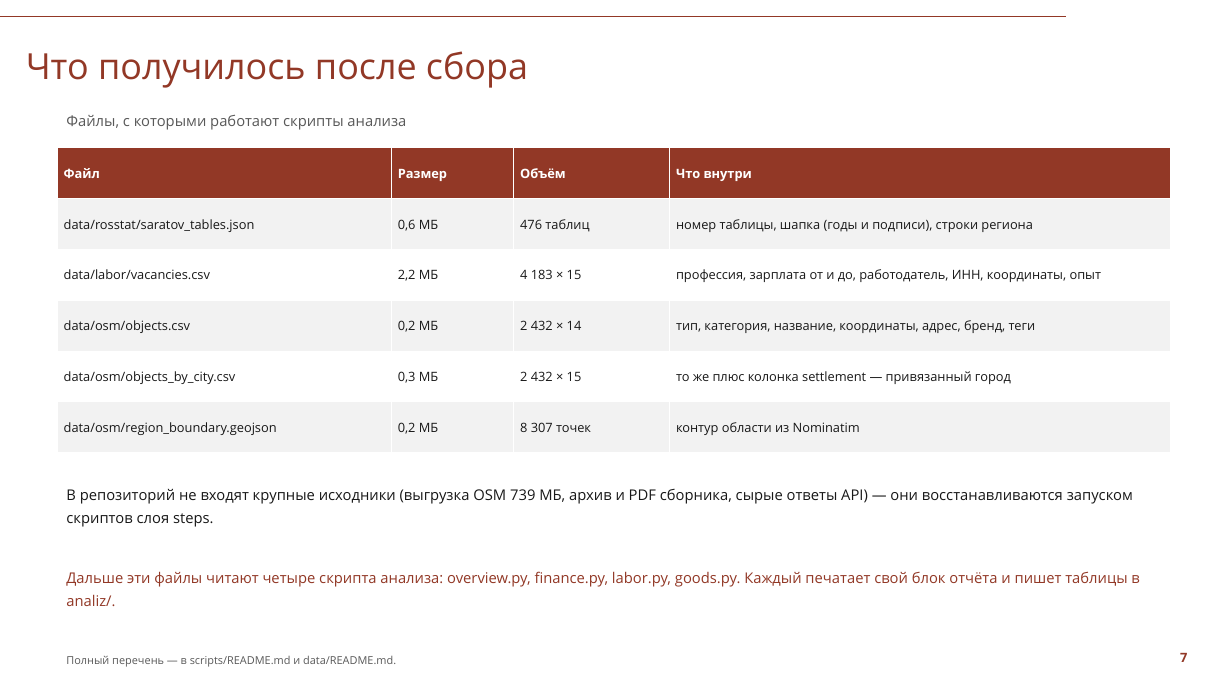
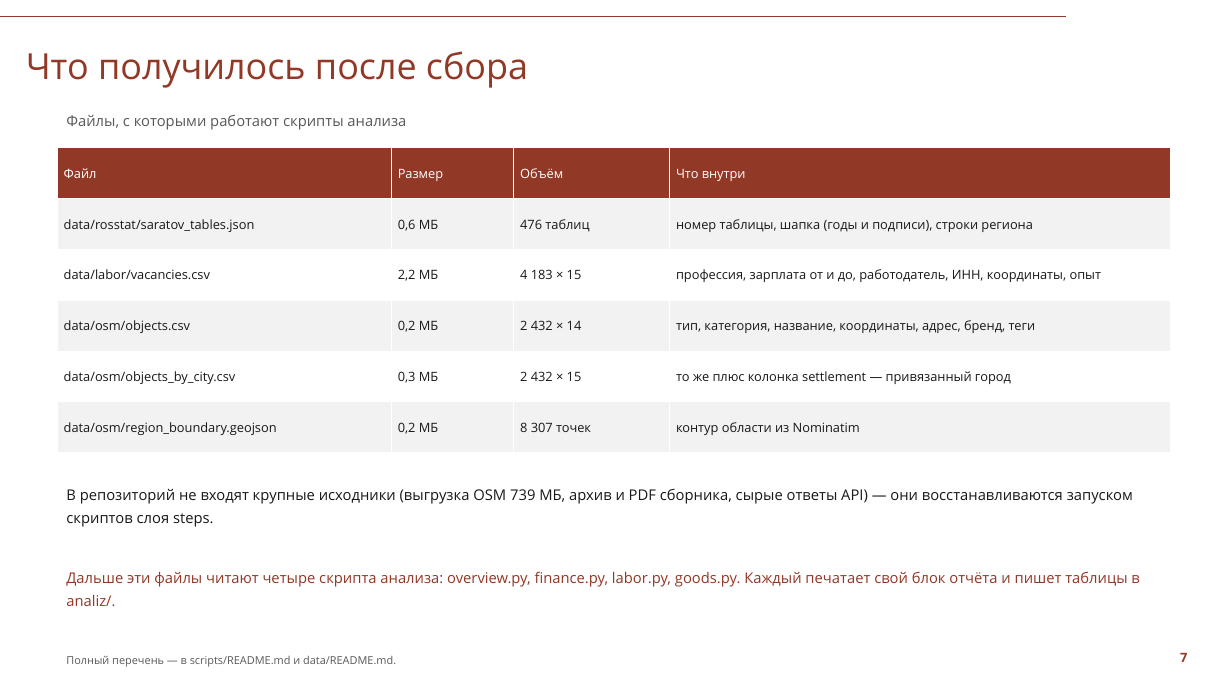
Before and after one commit to Seabas1/Analysis-of-regions, a slide deck: slide 7 of Саратовская_область_презентация_СПбГУ.pptx. Drawn at 1232x693 pixels with LibreOffice and Linux fonts; fonts in the diff are those of the drawing; background and template pictures are left out. Boxes give left, top, right and bottom in pixels: in the first picture for what was removed or moved away, otherwise in the second. Text is boxed around its words. In the diff, an @@ line names an element or a change of style, - is before the commit and + after.

```diff
--- a/Саратовская_область_презентация_СПбГУ.pptx
+++ b/Саратовская_область_презентация_СПбГУ.pptx
@@ table at <box>57,148,1172,453</box> @@
@@ bold off in "Файл", "Размер", "Объём", "Что внутри" @@
```
Also in this commit, not shown: 9 other slides changed, 2 other files.
